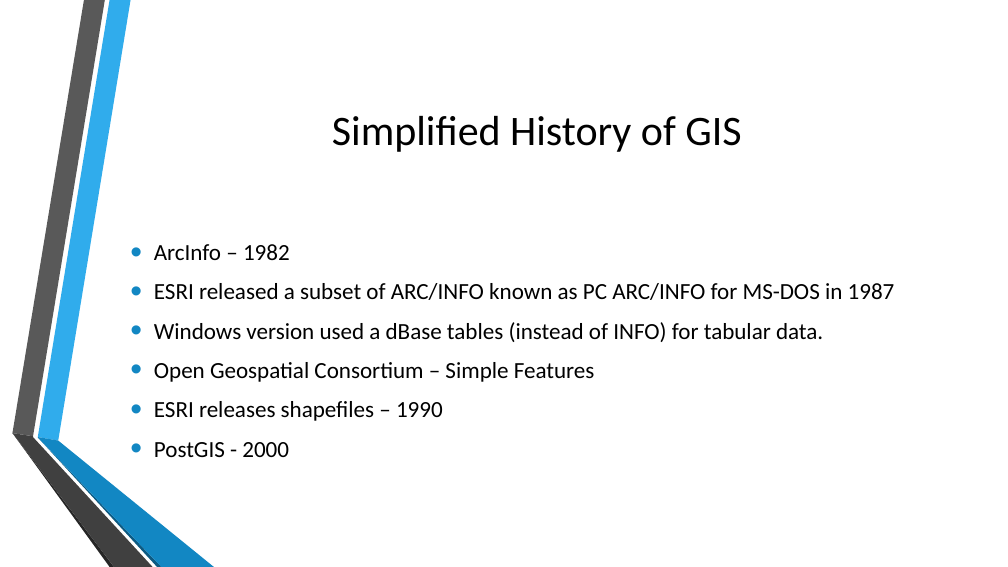
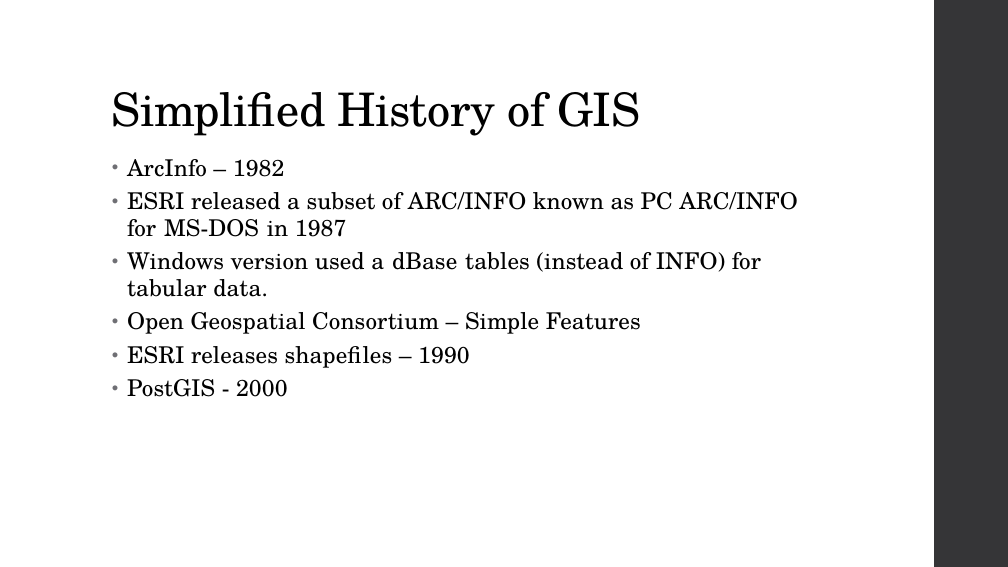
Before and after one commit to MGIS-UMN/GIS5577_week5, a slide deck: slide 3 of Spatial_Databases.odp. Drawn at 1008x567 pixels with LibreOffice and Linux fonts; fonts in the diff are those of the drawing; background and template pictures are left out. Boxes give left, top, right and bottom in pixels: in the first picture for what was removed or moved away, otherwise in the second. Text is boxed around its words. In the diff, an @@ line names an element or a change of style, - is before the commit and + after.

```diff
--- a/Spatial_Databases.odp
+++ b/Spatial_Databases.odp
@@ freeform shape added at (x1=934, y1=0, x2=1008, y2=567), fill #353537 @@
@@ title "Simplified History of GIS" moved from (x1=332, y1=116, x2=741, y2=152) to (x1=112, y1=92, x2=640, y2=136) @@
@@ title "Simplified History of GIS" at (x1=112, y1=92, x2=640, y2=136): size 40 to 44 pt, font Calibri to TeX Gyre Schola, letter spacing 0 to -0.5 pt; alignment centre to left; line spacing 1 to 0.9; vertical alignment middle to bottom @@
@@ text "ArcInfo – 1982" moved from (x1=154, y1=244, x2=895, y2=457) to (x1=127, y1=159, x2=797, y2=397) @@
@@ text "ArcInfo – 1982" at (x1=127, y1=159, x2=797, y2=397): font Calibri to TeX Gyre Schola, letter spacing 0 to 0.1 pt; indent changed; line spacing 1 to 0.95; less space between paragraphs; bullet colour #1287C3 to #6F6F74; vertical alignment middle to top @@
@@ group removed at (x1=12, y1=0, x2=214, y2=567): 6 freeform shapes @@
```
Also in this commit, not shown: 40 other slides changed.
